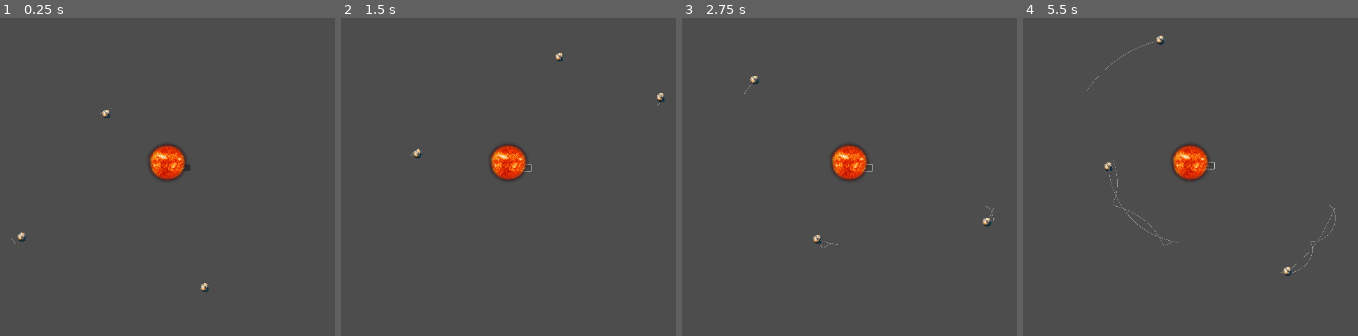
Above: before the commit, frames 1-4 (left to right).
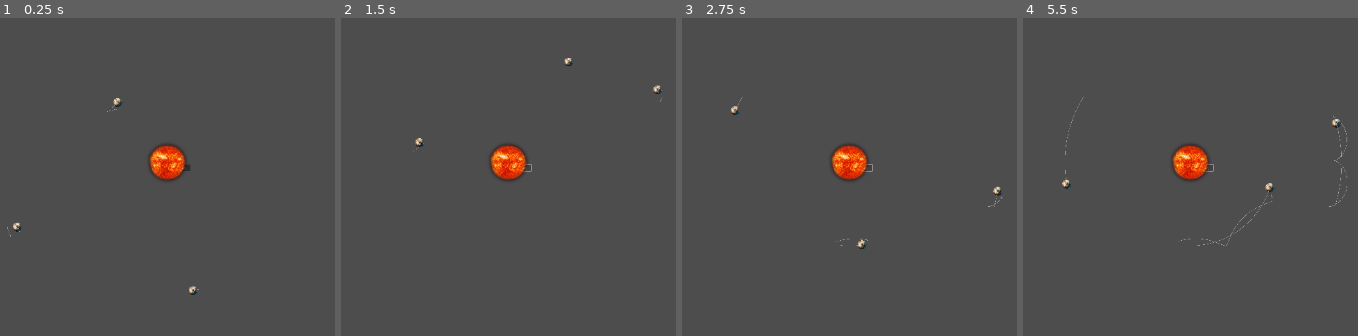
Above: after the commit, the same moments.

Repository: MylesJPritchett/escape-burn
Game: Godot game, scene res://main.tscn
Same seed, same stepped clock (60 frames per second), same inputs: the game is played once before the commit and once after it.
Inputs:
- Up to frame 1 (0.25 s): no input
- Up to frame 2 (1.5 s): click "Restart" at 0.5 s; click "Restart" at 1.25 s
- Up to frame 3 (2.75 s): click "Restart" at 2 s
- Up to frame 4 (5.5 s): no input

The runs differ from the first frame. In frame 1, 0.3% of the frame differs, in the area x 2-63%, y 25-88%; in frame 2, 0.3%; in frame 3, 0.4%; in frame 4, 0.8%, in the area x 11-97%, y 5-82%.

Commit message:
feat: Implement kinematic orbits for celestial bodies

Diff:
--- a/body.gd
+++ b/body.gd
@@ -10,6 +10,14 @@
 @export var trail_width: float = 1.5
 
 var trail_node: Line2D
+
+# Kinematic orbit parameters
+var is_kinematic_orbit: bool = false
+var orbit_center_node: Node2D = null
+var kinematic_orbital_radius: float = 0.0
+var kinematic_angular_speed: float = 0.0 # Radians per second
+var kinematic_current_angle_rad: float = 0.0
+var kinematic_orbit_clockwise: bool = false
 
 func _ready():
 	if trail_enabled and trail_max_points > 0:
@@ -25,8 +33,28 @@
 		add_child(trail_node)
 
 func _physics_process(delta):
-	position += velocity * delta
+	if is_kinematic_orbit and is_instance_valid(orbit_center_node) and kinematic_orbital_radius > 0.0 and delta > 0.0:
+		var angle_change = kinematic_angular_speed * delta
+		if kinematic_orbit_clockwise:
+			kinematic_current_angle_rad -= angle_change
+		else:
+			kinematic_current_angle_rad += angle_change
 
+		# Optional: Normalize angle if it grows too large, though not strictly necessary for Vector2.rotated()
+		# kinematic_current_angle_rad = fmod(kinematic_current_angle_rad, TAU)
+
+		var relative_position = Vector2(kinematic_orbital_radius, 0).rotated(kinematic_current_angle_rad)
+		var new_global_position = orbit_center_node.global_position + relative_position
+
+		# Update 'velocity' primarily for trail rendering and consistency if accessed elsewhere
+		self.velocity = (new_global_position - global_position) / delta
+		global_position = new_global_position
+	else:
+		# For the star (or non-kinematic bodies), use existing velocity.
+		# Star's velocity is (0,0) and won't be changed by gravity, so it stays put.
+		position += velocity * delta
+
+	# Trail rendering logic (uses self.velocity and global_position)
 	if trail_enabled and trail_max_points > 0 and is_instance_valid(trail_node):
 		trail_node.add_point(global_position)
 		while trail_node.get_point_count() > trail_max_points:
--- a/orbital_system_generator.gd
+++ b/orbital_system_generator.gd
@@ -29,13 +29,18 @@
 		var moon_data: Dictionary = {}
 		moon_data["type"] = "moon"
 		moon_data["mass"] = moon_mass
+		moon_data["is_orbiting"] = true
+		moon_data["orbital_radius"] = orbital_radius # Already in config, but good to have explicitly
+		moon_data["initial_angle_radians"] = initial_angle_radians
+		moon_data["clockwise_orbit"] = clockwise
 
 		# Calculate position relative to the parent
 		var relative_pos = Vector2(orbital_radius, 0).rotated(initial_angle_radians)
 		moon_data["position"] = parent_position + relative_pos
 
-		# Calculate velocity for circular orbit around the parent
+		# Calculate velocity for circular orbit around the parent (for initial trail & consistency)
 		var speed: float = calculate_circular_orbit_speed(G, parent_mass, orbital_radius)
+		moon_data["angular_speed"] = speed / orbital_radius if orbital_radius > 0.0 else 0.0
 		var relative_velocity_direction: Vector2
 		if clockwise:
 			relative_velocity_direction = -relative_pos.orthogonal() # Clockwise tangential velocity
@@ -59,6 +64,7 @@
 	star_data["mass"] = star_config.get("mass", 1000.0) # Default mass if not specified
 	star_data["position"] = star_config.get("position", Vector2.ZERO)
 	star_data["velocity"] = star_config.get("velocity", Vector2.ZERO)
+	star_data["is_orbiting"] = false # Star does not orbit kinematically
 	system_data["star"] = star_data
 
 	var planets_data_array: Array = []
@@ -73,13 +79,18 @@
 		var planet_data: Dictionary = {}
 		planet_data["type"] = "planet"
 		planet_data["mass"] = planet_mass
+		planet_data["is_orbiting"] = true
+		planet_data["orbital_radius"] = orbital_radius # Already in config, but good to have explicitly
+		planet_data["initial_angle_radians"] = initial_angle_radians
+		planet_data["clockwise_orbit"] = clockwise
 
 		# Calculate position relative to the star (which is at star_data.position)
 		var relative_pos = Vector2(orbital_radius, 0).rotated(initial_angle_radians)
 		planet_data["position"] = star_data.position + relative_pos
 
-		# Calculate velocity for circular orbit around the star
+		# Calculate velocity for circular orbit around the star (for initial trail & consistency)
 		var speed: float = calculate_circular_orbit_speed(G, star_data.mass, orbital_radius)
+		planet_data["angular_speed"] = speed / orbital_radius if orbital_radius > 0.0 else 0.0
 		var relative_velocity_direction: Vector2
 		if clockwise:
 			relative_velocity_direction = -relative_pos.orthogonal() # Clockwise tangential velocity
--- a/space_manager.gd
+++ b/space_manager.gd
@@ -67,18 +67,37 @@
 	var solar_system_data = OrbitalSystemGenerator.generate_star_system_data(G, star_config, planets_configs)
 
 	# Spawn the star
-	if solar_system_data.has("star") and not solar_system_data.star.is_empty():
-		var spawned_star_info = _spawn_body(solar_system_data.star)
-		if spawned_star_info and spawned_star_info.get("type") == "star_node_ref": # Check for our custom return
+	if solar_system_data.has("star"):
+		var star_s_data = solar_system_data.star # Use a different var name to avoid conflict
+		var spawned_star_info = _spawn_body(star_s_data)
+		if spawned_star_info and spawned_star_info.get("type") == "star_node_ref":
 			star_node = spawned_star_info.node
+			if is_instance_valid(star_node) and star_s_data.has("is_orbiting"): # Check if key exists
+				star_node.is_kinematic_orbit = star_s_data.is_orbiting # Should be false for star
 
 	# Spawn planets and their moons
 	if solar_system_data.has("planets"):
 		for planet_data in solar_system_data.planets:
-			_spawn_body(planet_data)
-			if planet_data.has("moons"):
+			var planet_node = _spawn_body(planet_data) # _spawn_body returns the node instance
+
+			if is_instance_valid(planet_node) and planet_data.get("is_orbiting", false):
+				planet_node.is_kinematic_orbit = true
+				planet_node.orbit_center_node = star_node # Planet orbits the star
+				planet_node.kinematic_orbital_radius = planet_data.orbital_radius
+				planet_node.kinematic_angular_speed = planet_data.angular_speed
+				planet_node.kinematic_current_angle_rad = planet_data.initial_angle_radians
+				planet_node.kinematic_orbit_clockwise = planet_data.clockwise_orbit
+
+			if is_instance_valid(planet_node) and planet_data.has("moons"):
 				for moon_data in planet_data.moons:
-					_spawn_body(moon_data)
+					var moon_node = _spawn_body(moon_data) # _spawn_body returns the node instance
+					if is_instance_valid(moon_node) and moon_data.get("is_orbiting", false):
+						moon_node.is_kinematic_orbit = true
+						moon_node.orbit_center_node = planet_node # Moon orbits the planet
+						moon_node.kinematic_orbital_radius = moon_data.orbital_radius
+						moon_node.kinematic_angular_speed = moon_data.angular_speed
+						moon_node.kinematic_current_angle_rad = moon_data.initial_angle_radians
+						moon_node.kinematic_orbit_clockwise = moon_data.clockwise_orbit
 
 	print("Dynamically spawned bodies in simulation: ", bodies.size())
 
@@ -112,11 +131,15 @@
 				continue
 
 			var force_mag = G * body_a.mass * body_b.mass / (distance * distance)
-			var force = dir.normalized() * force_mag
-
-			# Update velocities
-			body_a.velocity += force / body_a.mass * delta
-			body_b.velocity -= force / body_b.mass * delta  # Newton's third law
+			var force = dir.normalized() * force_mag # Force is calculated
+
+			# VELOCITY UPDATES REMOVED for celestial bodies.
+			# They now move kinematically.
+			# body_a.velocity += force / body_a.mass * delta
+			# body_b.velocity -= force / body_b.mass * delta
+
+			# If other, non-celestial objects were added that ARE affected by gravity,
+			# this is where you'd apply 'force' to them.
 
 func _spawn_body(body_data: Dictionary):
 	var new_body # Will hold the Node2D instance
